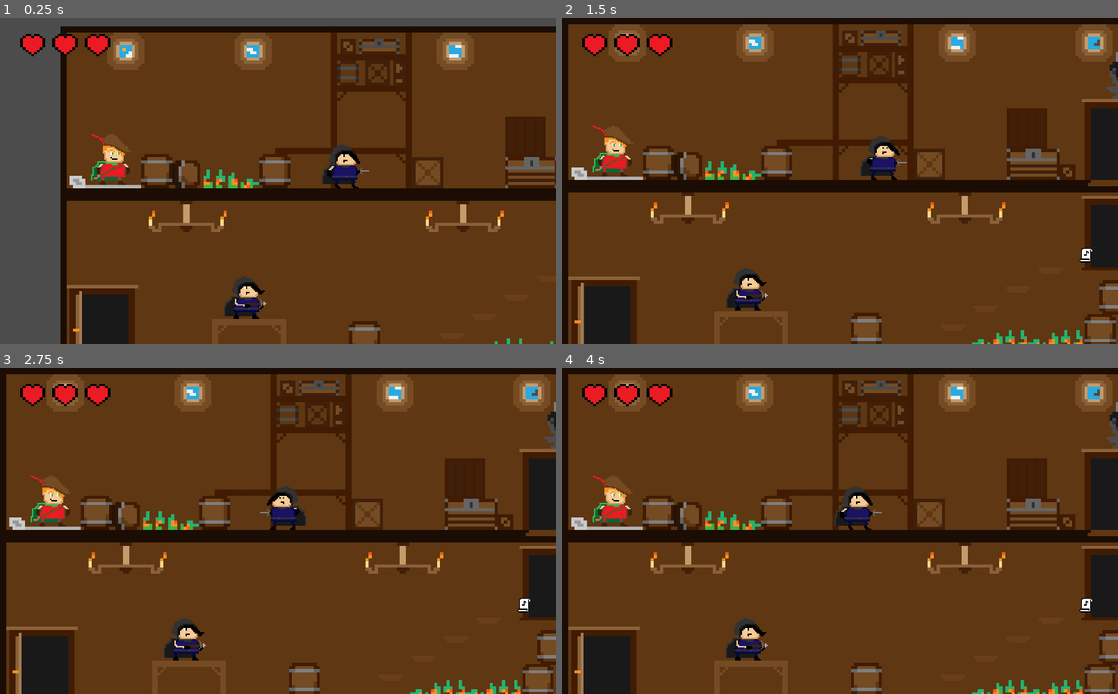
Above: before the commit, frames 1-4 (two rows, left to right).
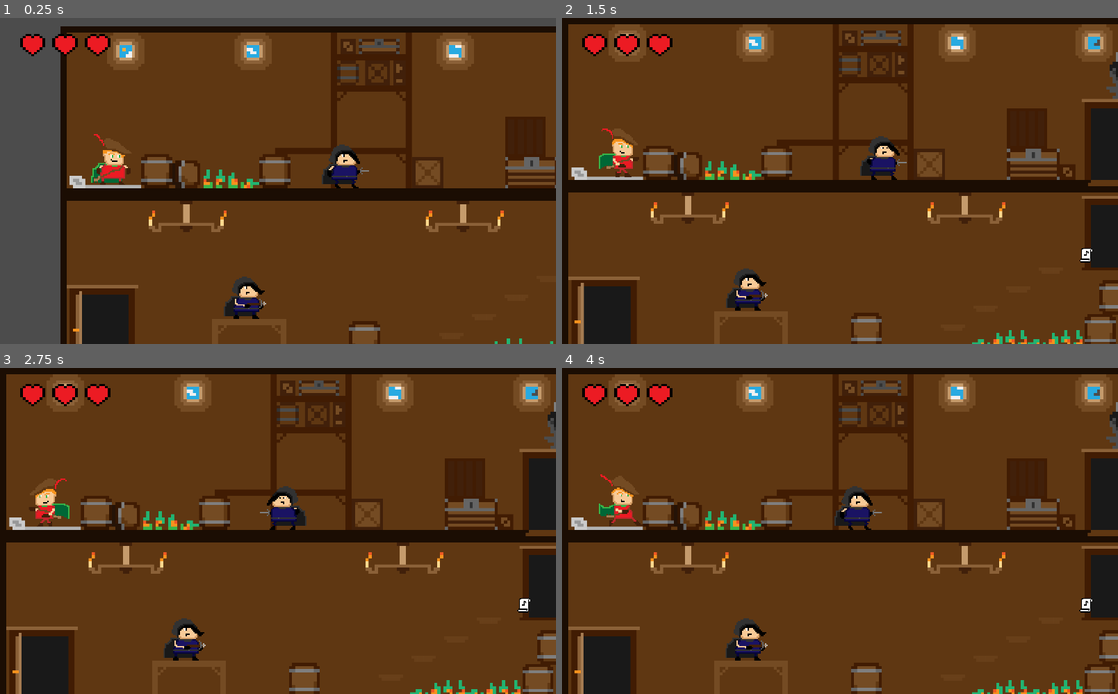
Above: after the commit, the same moments.

Repository: franciscapessanha/Lusitannia
Game: Godot game, scene res://Scenes/Tutorial.tscn
Same seed, same stepped clock (60 frames per second), same inputs: the game is played once before the commit and once after it. Sound files missing from this copy of the repository are replaced by a short silence.
Inputs:
- Up to frame 1 (0.25 s): no input
- Up to frame 2 (1.5 s): hold Right (ui_right) from 0.53 s (still down); tap C (Do) at 0.6 s; tap Space (ui_select) at 0.77 s; tap F (Fa) at 1.35 s
- Up to frame 3 (2.75 s): tap Space (ui_select) at 1.52 s; release Right (ui_right) at 2.03 s; hold Left (ui_left) from 2.03 s (still down); tap A (La) at 2.1 s
- Up to frame 4 (4 s): release Left (ui_left) at 2.78 s; hold Right (ui_right) from 2.78 s (still down); tap E (Mi) at 2.85 s; tap Space (ui_select) at 3.02, 3.77 s; tap B (Si) at 3.6 s

The runs differ from the first frame. In frame 1, 0.3% of the frame differs, in the area x 16-24%, y 35-52%; in frame 2, 0.6%, in the area x 5-14%, y 33-49%; in frame 3, 0.5%; in frame 4, 0.6%.
Error before the commit: Parse Error: Unexpected token: Identifier:Loop (res://Scripts/Bard.gd:463)

Commit message:
Refactor code

Diff:
--- a/Scripts/Bard.gd
+++ b/Scripts/Bard.gd
@@ -460,7 +460,7 @@
 func _on_collision_timer_timeout():
 	check_collision = true
 
-Loop background sounds
+# Loop background sounds
 #===================================================================
 func _on_background_finished():
 	get_parent().get_node("sounds/background").play()
